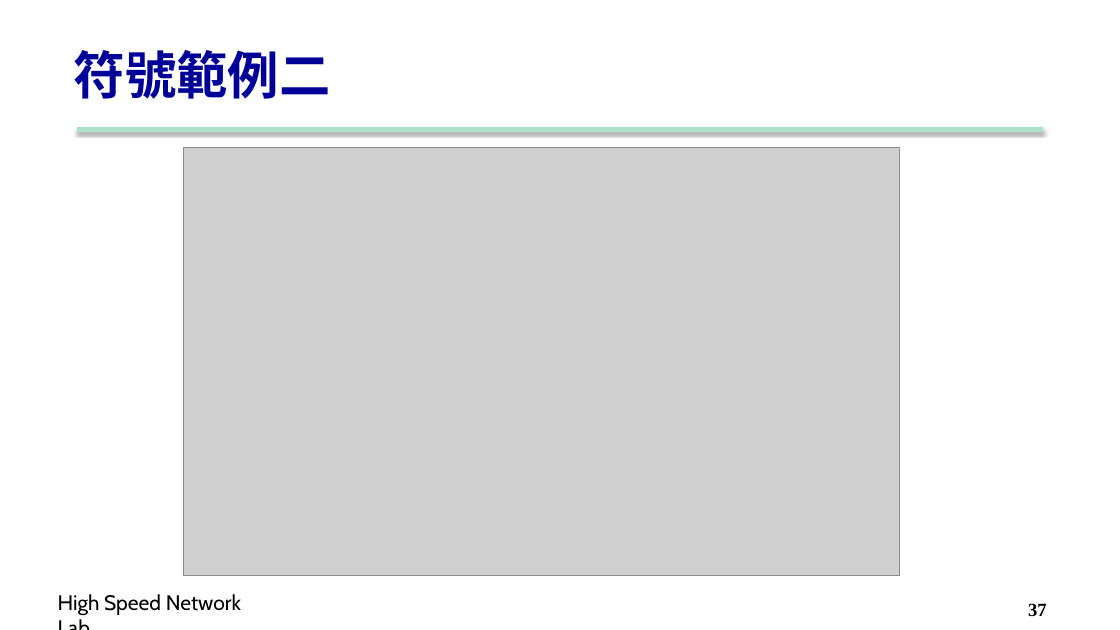
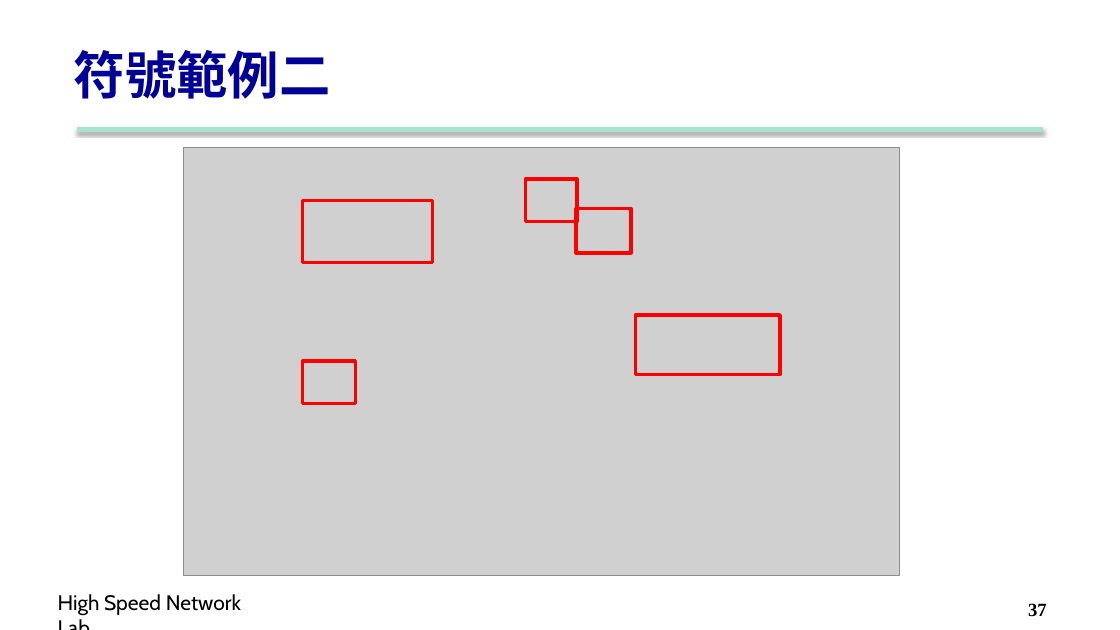
Before and after one commit to carina419/NTUST, a slide deck: slide 37 of MI5014701 科技研究與論文寫作 Technology Research and Thesis Writing/5. Notation-Algorithm.pptx. Drawn at 1120x630 pixels with LibreOffice and Linux fonts; fonts in the diff are those of the drawing; grey boxes stand for pictures; background and template pictures are left out. Boxes give left, top, right and bottom in pixels: in the first picture for what was removed or moved away, otherwise in the second. Text is boxed around its words. In the diff, an @@ line names an element or a change of style, - is before the commit and + after.

```diff
--- a/MI5014701 科技研究與論文寫作 Technology Research and Thesis Writing/5. Notation-Algorithm.pptx
+++ b/MI5014701 科技研究與論文寫作 Technology Research and Thesis Writing/5. Notation-Algorithm.pptx
@@ rectangle added at [526,179,577,221], outline #FF0000 3 pt @@
@@ rectangle added at [302,201,433,263], outline #FF0000 3 pt @@
@@ rectangle added at [576,208,632,253], outline #FF0000 3 pt @@
@@ rectangle added at [635,315,780,375], outline #FF0000 3 pt @@
@@ rectangle added at [302,361,355,403], outline #FF0000 3 pt @@
```
Also in this commit, not shown: 13 other slides changed, 2 other files.
